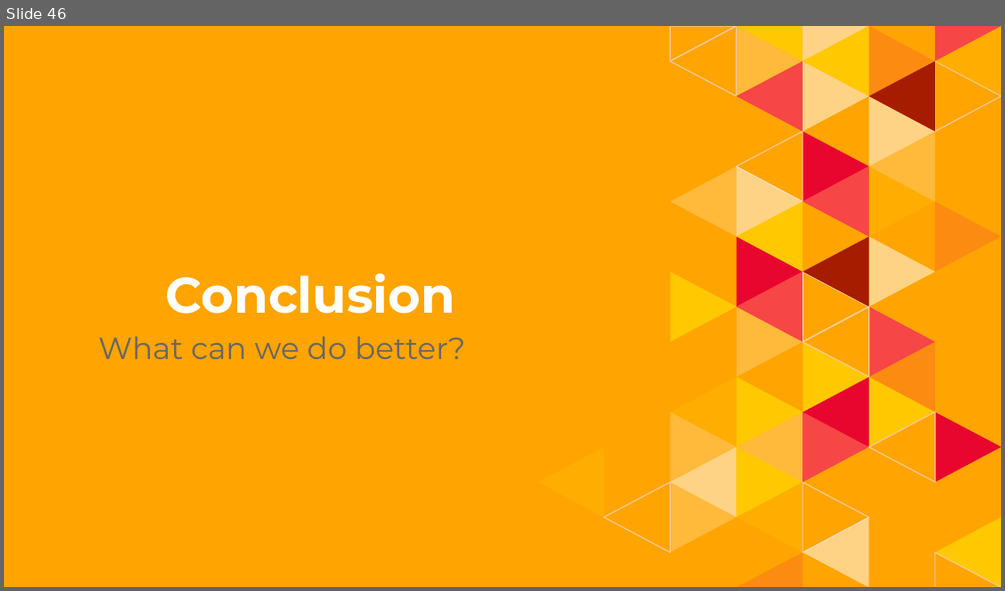
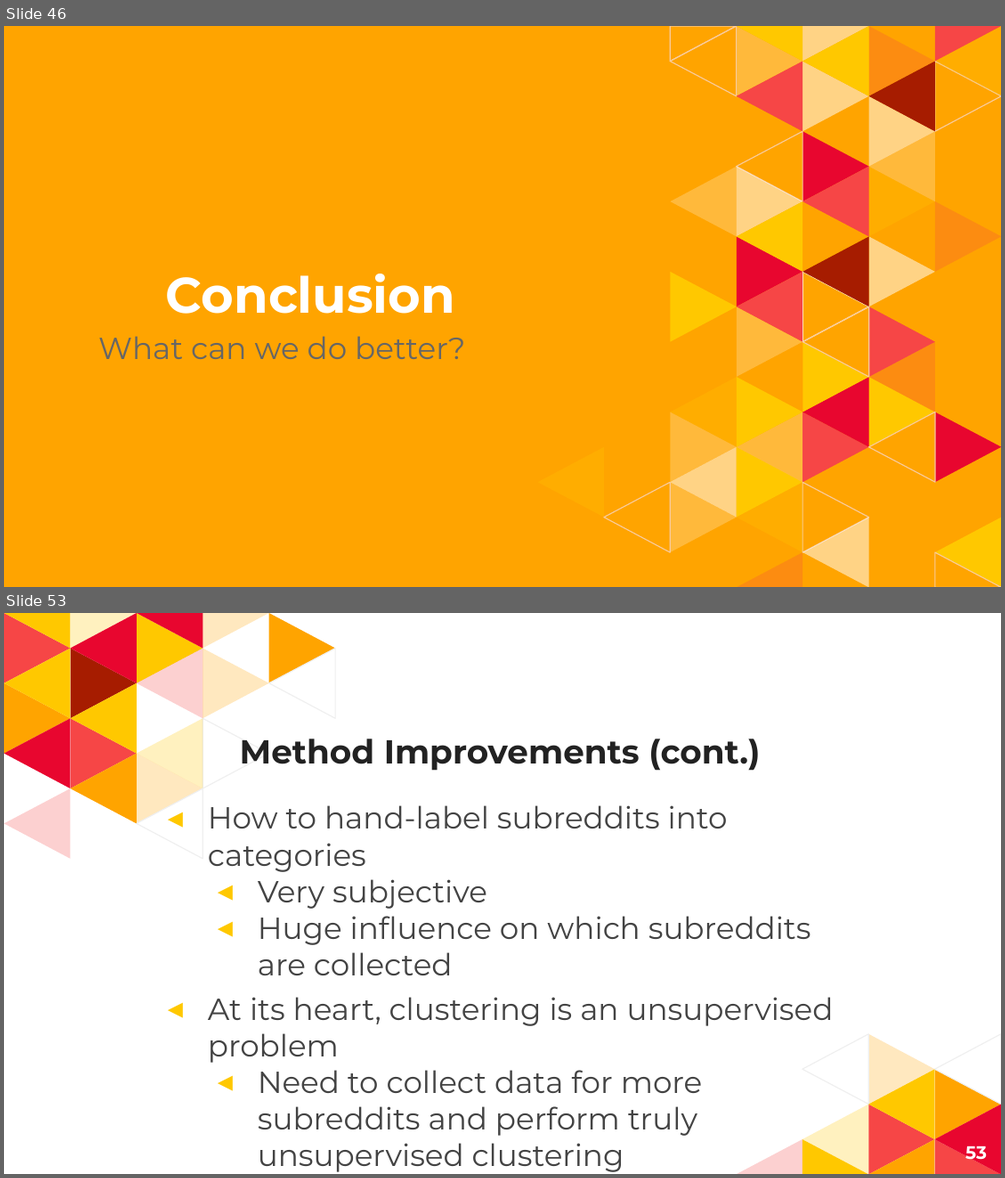
Before and after one commit to jonwiseman/DS300, a slide deck: Docs/Wiseman Final Project Presentation.pptx. Shown one above the other, each under a label of ours: slide 46 before the commit, slides 46 and 53 after it; the slides between them are not shown. The pictures are 1005x591 and 1005x1178 pixels, drawn with LibreOffice and Linux fonts; fonts in the diff are those of the drawing. Boxes give left, top, right and bottom in pixels: in the first picture for what was removed or moved away, otherwise in the second. Text is boxed around its words. In the diff, an @@ line names an element or a change of style, - is before the commit and + after.

```diff
--- a/Docs/Wiseman Final Project Presentation.pptx
+++ b/Docs/Wiseman Final Project Presentation.pptx
@@ slide 53 added at <box>4,613,1001,1174</box>, background #FFFFFF @@
@@ group added at <box>4,613,335,859</box>: 23 freeform shapes @@
@@ title added at <box>240,738,760,771</box>, 24 pt, text #222222, bold @@
+Method Improvements (cont.)
@@ text added at <box>208,805,833,1172</box>, 22 pt, text #434343 @@
+◂ How to hand-label subreddits into categories
+  ◂ Very subjective
+  ◂ Huge influence on which subreddits are collected
+◂ At its heart, clustering is an unsupervised problem
+  ◂ Need to collect data for more subreddits and perform truly unsupervised clustering
@@ group added at <box>736,1034,1001,1174</box>: 12 freeform shapes @@
@@ page number added at <box>965,1142,987,1165</box>, 13 pt, text #FFFFFF, bold @@
+53
```
Also in this commit, not shown: 1 slide changed, 7 other slides added.
